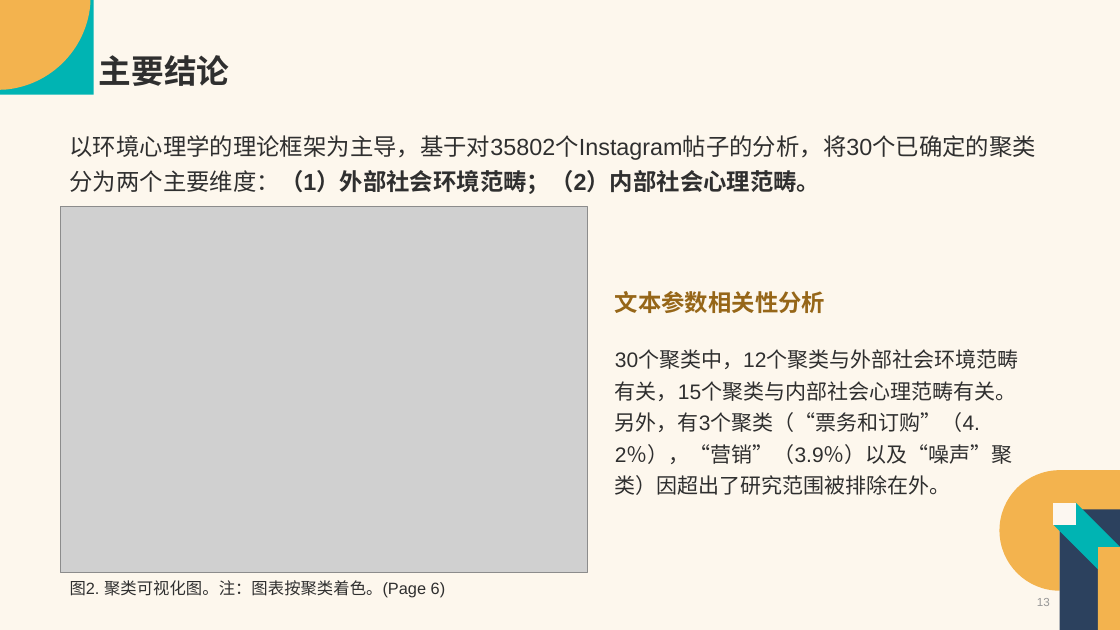
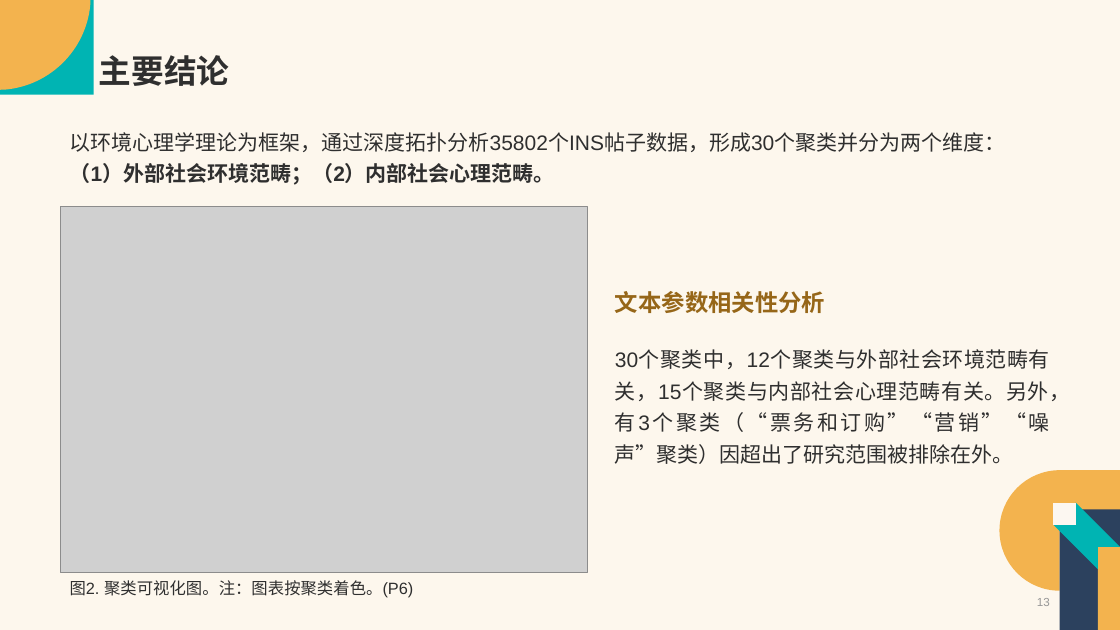
Before and after one commit to Vaelubo/Research, a slide deck: slide 13 of SSCI文章汇报-卢波.pptx. Drawn at 1120x630 pixels with LibreOffice and Linux fonts; fonts in the diff are those of the drawing; grey boxes stand for pictures. Boxes give left, top, right and bottom in pixels: in the first picture for what was removed or moved away, otherwise in the second. Text is boxed around its words. In the diff, an @@ line names an element or a change of style, - is before the commit and + after.

```diff
--- a/SSCI文章汇报-卢波.pptx
+++ b/SSCI文章汇报-卢波.pptx
@@ text at [70, 132, 1006, 185]: text changed; size 20 to 18 pt @@
-以环境心理学的理论框架为主导，基于对35802个Instagram帖子的分析，将30个已确定的聚类分为两个主要维度：（1）外部社会环境范畴；（2）内部社会心理范畴。
+以环境心理学理论为框架，通过深度拓扑分析35802个INS帖子数据，形成30个聚类并分为两个维度：
+（1）外部社会环境范畴；（2）内部社会心理范畴。
@@ text at [615, 351, 1071, 464]: text changed @@
-30个聚类中，12个聚类与外部社会环境范畴有关，15个聚类与内部社会心理范畴有关。另外，有3个聚类（“票务和订购”（4.2％），“营销”（3.9％）以及“噪声”聚类）因超出了研究范围被排除在外。
+30个聚类中，12个聚类与外部社会环境范畴有关，15个聚类与内部社会心理范畴有关。另外，有3个聚类（“票务和订购”“营销”“噪声”聚类）因超出了研究范围被排除在外。
@@ text at [70, 580, 413, 598]: text changed @@
-图2. 聚类可视化图。注：图表按聚类着色。(Page 6)
+图2. 聚类可视化图。注：图表按聚类着色。(P6)
```
Also in this commit, not shown: 17 other slides changed, 2 other files.
